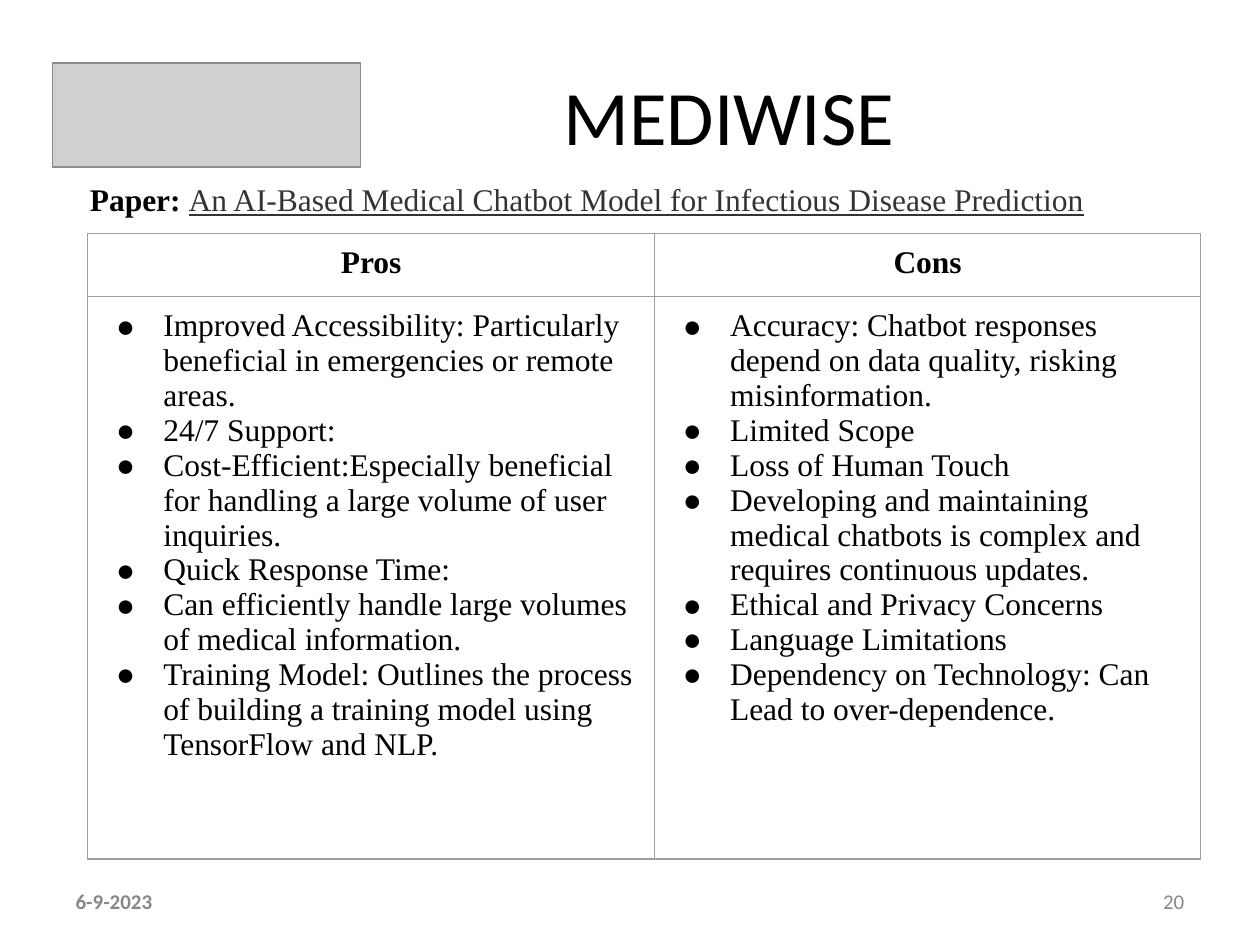
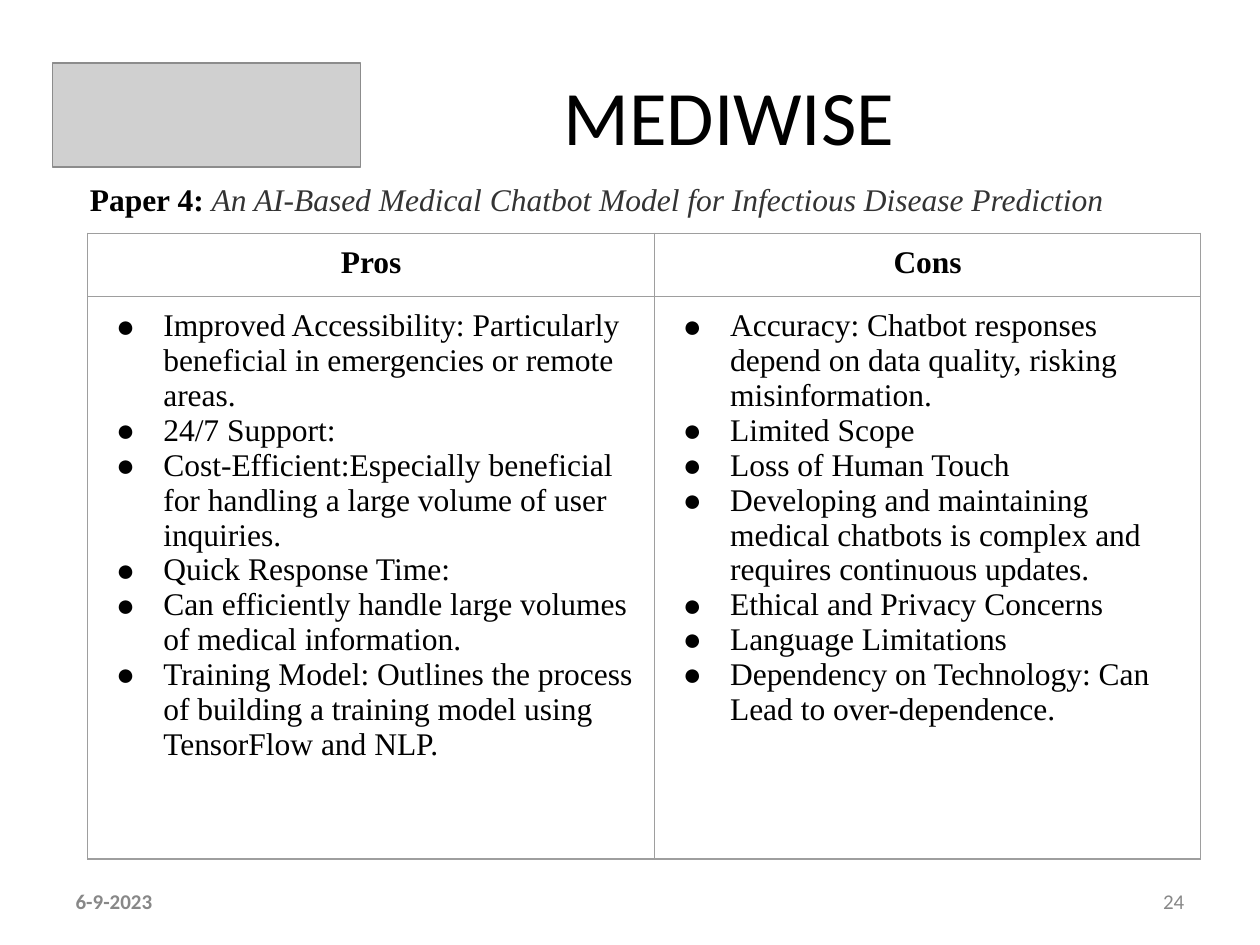
Before and after one commit to ani23-11/MediWise, a slide deck: slide 24 of ppt and references/Main - PPT Template Ctech.pptx (slide 20 before the commit). Drawn at 1260x945 pixels with LibreOffice and Linux fonts; fonts in the diff are those of the drawing; grey boxes stand for pictures. Boxes give left, top, right and bottom in pixels: in the first picture for what was removed or moved away, otherwise in the second. Text is boxed around its words. In the diff, an @@ line names an element or a change of style, - is before the commit and + after.

```diff
--- a/ppt and references/Main - PPT Template Ctech.pptx
+++ b/ppt and references/Main - PPT Template Ctech.pptx
@@ text at (90, 189, 1103, 217): text changed; italic on @@
-Paper: An AI-Based Medical Chatbot Model for Infectious Disease Prediction
+Paper 4: An AI-Based Medical Chatbot Model for Infectious Disease Prediction
@@ page number at (1163, 895, 1184, 909): text changed @@
-20
+24
```
Also in this commit, not shown: 19 other slides changed, 4 slides added, 1 other file.
